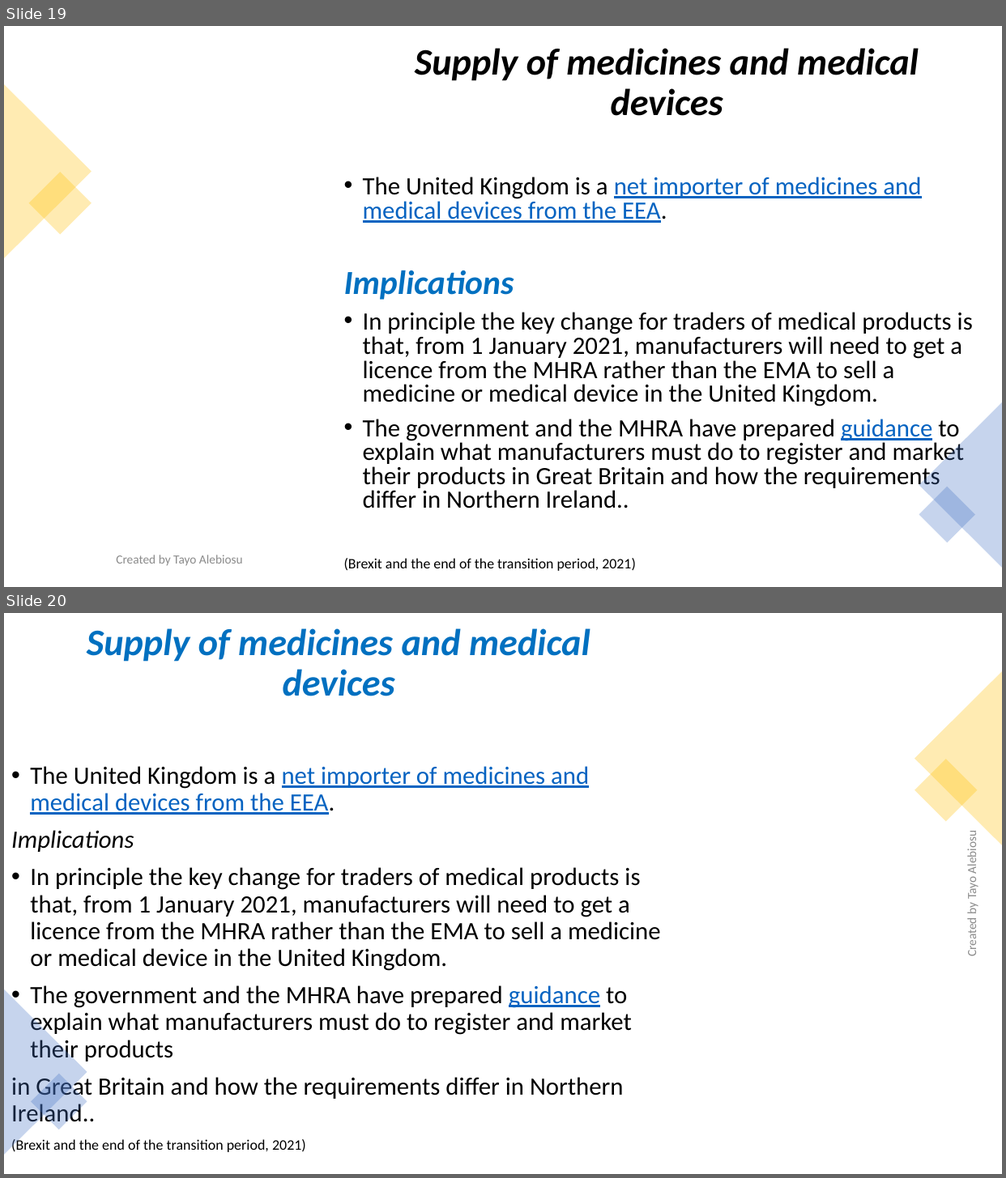
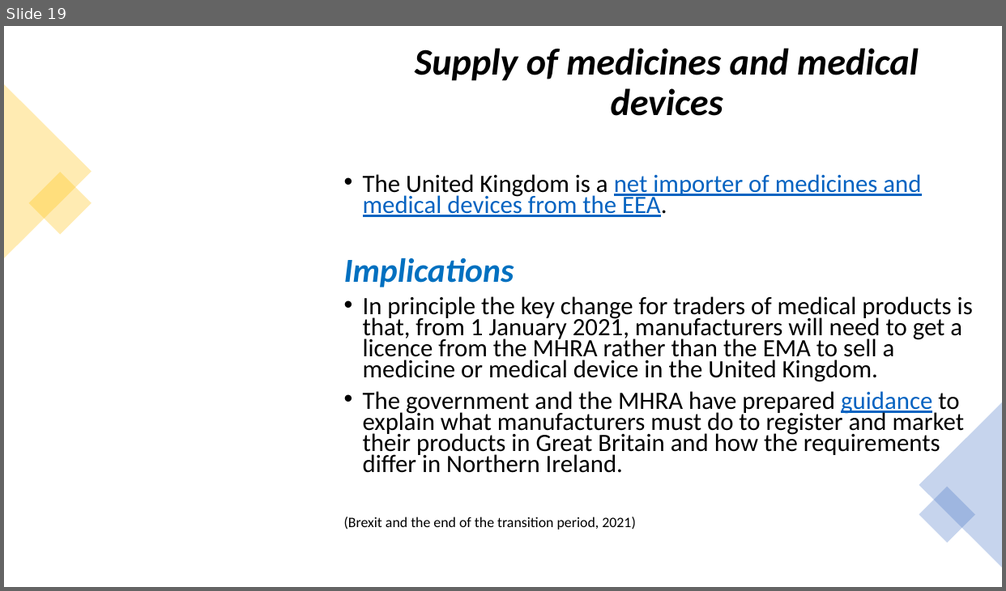
Before and after one commit to Chandy68/new-portal.lsclondon.co.uk-administrator, a slide deck: templates/ncd_fdhsc_ci/LSC-CSI-WEEK-2.pptx. Shown one above the other, each under a label of ours: slides 19 and 20 before the commit, slide 19 after it. The pictures are 1006x1178 and 1006x591 pixels, drawn with LibreOffice and Linux fonts; fonts in the diff are those of the drawing; background and template pictures are left out. Boxes give left, top, right and bottom in pixels: in the first picture for what was removed or moved away, otherwise in the second. Text is boxed around its words. In the diff, an @@ line names an element or a change of style, - is before the commit and + after.

```diff
--- a/templates/ncd_fdhsc_ci/LSC-CSI-WEEK-2.pptx
+++ b/templates/ncd_fdhsc_ci/LSC-CSI-WEEK-2.pptx
@@ slide 20 removed at (4,613,1002,1174), background picture (left out) @@
@@ rectangle removed at (4,613,670,1174) @@
@@ title removed at (87,628,590,696) @@
-Supply of medicines and medical devices
@@ triangle removed at (915,671,1002,845) @@
@@ text removed at (11,766,661,1152) @@
-• The United Kingdom is a net importer of medicines and medical devices from the EEA.
-Implications
-• In principle the key change for traders of medical products is that, from 1 January 2021, manufacturers will need to get a licence from the MHRA rather than the EMA to sell a medicine or medical device in the United Kingdom.
-• The government and the MHRA have prepared guidance to explain what manufacturers must do to register and market their products
-in Great Britain and how the requirements differ in Northern Ireland..
-(Brexit and the end of the transition period, 2021)
@@ rectangle removed at (915,759,978,821) @@
@@ text removed at (964,834,979,956) @@
-Created by Tayo Alebiosu
@@ triangle removed at (4,990,87,1155) @@
@@ rectangle removed at (31,1073,87,1130) @@
@@ slide 19 changed as well @@
@@ text at (344,174,973,530): line spacing 0.8 to 0.7 @@
@@ text at (363,391,965,473): text changed @@
-• The government and the MHRA have prepared guidance to explain what manufacturers must do to register and market their products in Great Britain and how the requirements differ in Northern Ireland..
+• The government and the MHRA have prepared guidance to explain what manufacturers must do to register and market their products in Great Britain and how the requirements differ in Northern Ireland.
@@ text removed at (116,555,243,566) @@
-Created by Tayo Alebiosu
```
Also in this commit, not shown: 22 other slides changed, 1 other slide removed, 2 other files.
